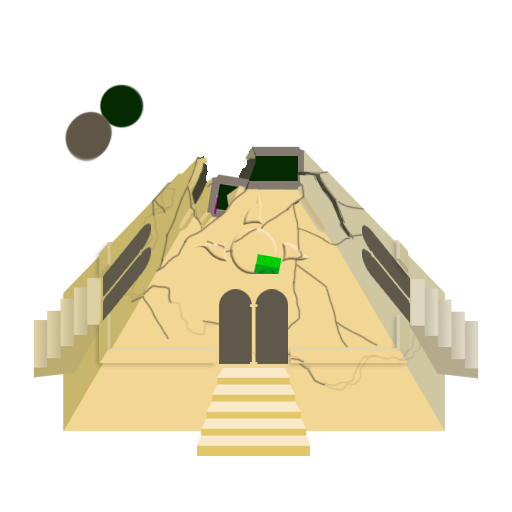
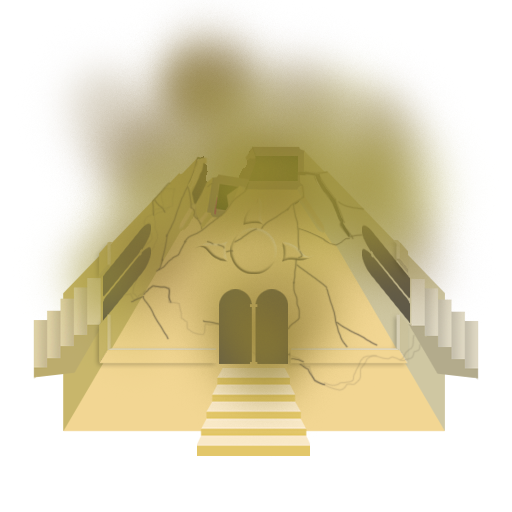
Comparing the layer stacks of the two 512 × 512 images. Changes:
added layer "Layer 8" above "RoturaEnd" over [29, 0, 485, 438]
hid "greenemerald" over [254, 254, 281, 274]
painted on "Layer 23 copy" over [64, 83, 145, 163]
